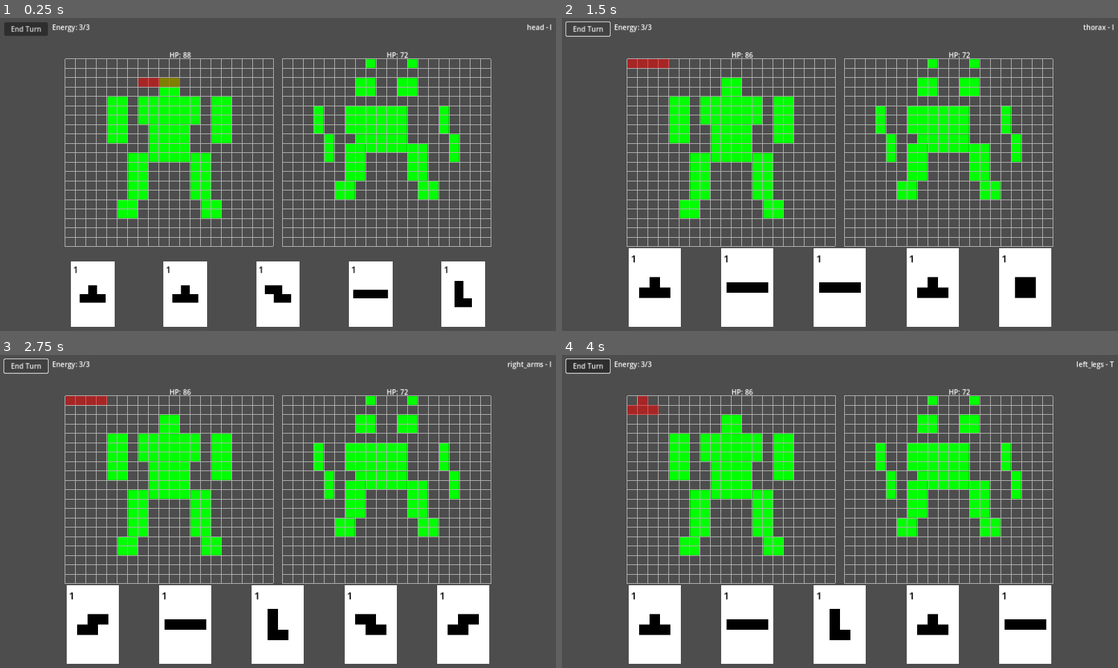
Above: before the commit, frames 1-4 (two rows, left to right).
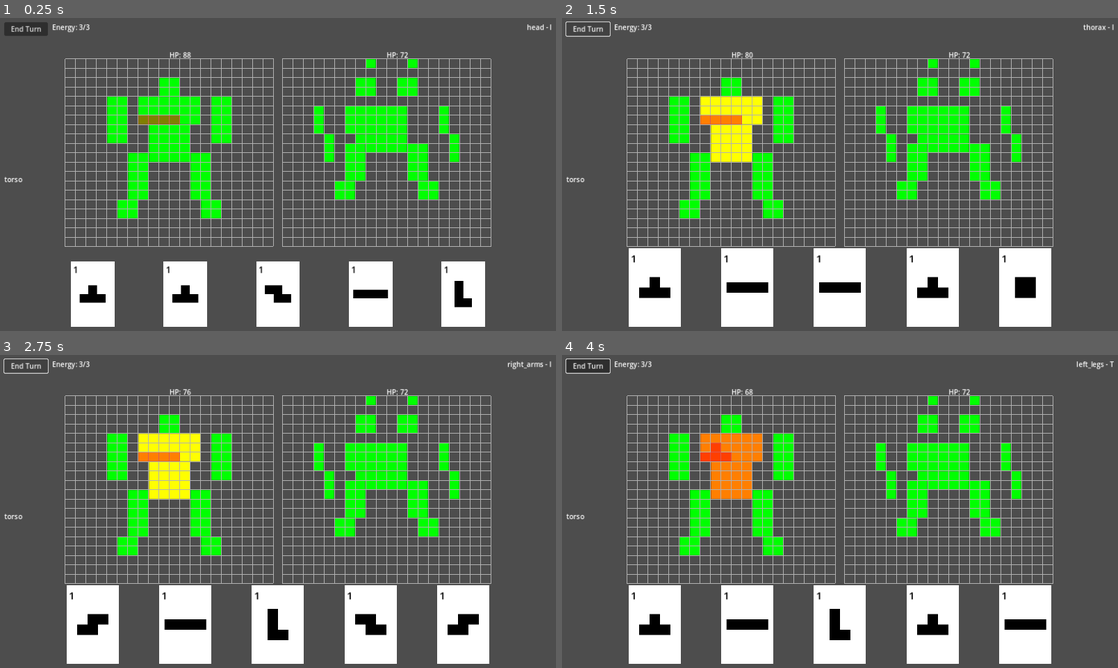
Above: after the commit, the same moments.

Repository: dBinet/SquirrelAttack
Game: Godot game, scene res://scenes/Main.tscn
Two runs of this game, one before a commit and one after it. Both use one fixed random seed, a clock stepped at 60 frames per second and the inputs below.
Inputs (mouse positions are in pixels of both pictures, inside the frame that each line leads up to):
- Up to frame 1 (0.25 s): no input
- Up to frame 2 (1.5 s): click "End Turn" at 0.5 s; click "End Turn" at 1.25 s
- Up to frame 3 (2.75 s): click "End Turn" at 2 s
- Up to frame 4 (4 s): tap Enter at 2.75 s; move the mouse to (962, 495) at 2.77 s; click (962, 495) at 2.92 s; tap Space at 3.5 s; drag from (728, 527) to (812, 574) at 3.52 s

The runs differ from the first frame. In frame 1, 0.5% of the frame differs, in the area x 0-33%, y 19-53%; in frame 2, 1.9%; in frame 3, 1.9%; in frame 4, 2.0%, in the area x 0-36%, y 10-53%.

Commit message:
Add mech target selection for enemy attacks

Diff:
--- a/scripts/Main.gd
+++ b/scripts/Main.gd
@@ -9,6 +9,7 @@
 var _enemy_health_label: Label
 var _hover_label: Label
 var _attack_label: Label
+var _target_label: Label
 const ENERGY_PER_TURN := 3
 var _energy_available: int = ENERGY_PER_TURN
 var _player_health: int = 0
@@ -80,6 +81,11 @@
     add_child(_attack_label)
     _update_attack_label_position()
 
+    _target_label = Label.new()
+    _target_label.custom_minimum_size = Vector2(150, 20)
+    add_child(_target_label)
+    _update_target_label_position()
+
     # Create sprite placeholders for the alien and mech behind the grids
     _alien_sprite = Sprite2D.new()
     _alien_sprite.texture = CHARACTER_DATA.get_texture(_current_alien_name)
@@ -116,6 +122,7 @@
         _update_card_positions()
         _position_grids()
         _update_attack_label_position()
+        _update_target_label_position()
 
     _update_hover_label()
 
@@ -145,6 +152,7 @@
     _update_health_label_positions()
     _update_creature_positions()
     _update_attack_label_position()
+    _update_target_label_position()
 
 func _update_scale() -> void:
     var viewport_size := _previous_viewport_size
@@ -156,6 +164,7 @@
     Card.update_scale(new_size)
     _update_character_scale()
     _update_attack_label_position()
+    _update_target_label_position()
 
 func on_card_dropped(card: Card) -> bool:
     if _energy_available < card.energy_cost:
@@ -194,6 +203,8 @@
         _grids[_mech_grid_idx].highlight_random_cells(HAZARDS_PER_ROUND)
         if _attack_label:
             _attack_label.text = ""
+        if _target_label:
+            _target_label.text = ""
         return
 
     var part := living[randi_range(0, living.size() - 1)]
@@ -202,6 +213,8 @@
         _grids[_mech_grid_idx].highlight_random_cells(HAZARDS_PER_ROUND)
         if _attack_label:
             _attack_label.text = part
+        if _target_label:
+            _target_label.text = ""
         return
     var shape_name := String(shapes[randi_range(0, shapes.size() - 1)])
     if _attack_label:
@@ -209,30 +222,55 @@
     var blocks: Array[Vector2] = ShapeData.get_blocks(shape_name)
     if blocks.is_empty():
         _grids[_mech_grid_idx].highlight_random_cells(HAZARDS_PER_ROUND)
+        if _target_label:
+            _target_label.text = ""
         return
     var bounds := _get_shape_bounds(blocks)
+
+    var mech_groups := CHARACTER_DATA.get_shape_groups(_current_mech_name)
+    var mech_living: Array[String] = []
+    for g in mech_groups.keys():
+        if CHARACTER_DATA.get_group_health(_current_mech_name, String(g)) > 0:
+            mech_living.append(String(g))
+    if mech_living.is_empty():
+        _grids[_mech_grid_idx].highlight_random_cells(HAZARDS_PER_ROUND)
+        if _target_label:
+            _target_label.text = ""
+        return
+
     var best_cells: Array[Vector2i] = []
     var best_score := -1
-    for x in range(Grid.COLS - int(bounds.size.x) + 1):
-        for y in range(Grid.ROWS - int(bounds.size.y) + 1):
-            var cells: Array[Vector2i] = []
-            for b in blocks:
-                var cx := int(b.x - int(bounds.position.x) + x)
-                var cy := int(b.y - int(bounds.position.y) + y)
-                cells.append(Vector2i(cx, cy))
-            var score := 0
-            for c in cells:
-                var center := _grids[_mech_grid_idx].to_global(Vector2((c.x + 0.5) * Grid.CELL_SIZE, (c.y + 0.5) * Grid.CELL_SIZE))
-                var gname := CHARACTER_DATA.group_at_point(_current_mech_name, _mech_sprite, center)
-                if gname == part and CHARACTER_DATA.get_group_health(_current_mech_name, gname) > 0:
-                    score += 1
-            if score > best_score:
-                best_score = score
-                best_cells = cells
+    var best_part := ""
+    for target in mech_living:
+        var local_best_cells: Array[Vector2i] = []
+        var local_best := -1
+        for x in range(Grid.COLS - int(bounds.size.x) + 1):
+            for y in range(Grid.ROWS - int(bounds.size.y) + 1):
+                var cells: Array[Vector2i] = []
+                for b in blocks:
+                    var cx := int(b.x - int(bounds.position.x) + x)
+                    var cy := int(b.y - int(bounds.position.y) + y)
+                    cells.append(Vector2i(cx, cy))
+                var score := 0
+                for c in cells:
+                    var center := _grids[_mech_grid_idx].to_global(Vector2((c.x + 0.5) * Grid.CELL_SIZE, (c.y + 0.5) * Grid.CELL_SIZE))
+                    var gname := CHARACTER_DATA.group_at_point(_current_mech_name, _mech_sprite, center)
+                    if gname == target and CHARACTER_DATA.get_group_health(_current_mech_name, gname) > 0:
+                        score += 1
+                if score > local_best:
+                    local_best = score
+                    local_best_cells = cells
+        if local_best > best_score:
+            best_score = local_best
+            best_cells = local_best_cells
+            best_part = target
+
     if best_cells.is_empty():
         _grids[_mech_grid_idx].highlight_random_cells(HAZARDS_PER_ROUND)
     else:
         _grids[_mech_grid_idx].highlight_attack(best_cells)
+    if _target_label:
+        _target_label.text = best_part
 
 func _apply_danger_damage() -> void:
     if _grids.size() < 2:
@@ -304,6 +342,12 @@
         return
     var viewport_size := _previous_viewport_size
     _attack_label.position = Vector2(viewport_size.x - 160, 10)
+
+func _update_target_label_position() -> void:
+    if _target_label == null:
+        return
+    var viewport_size := _previous_viewport_size
+    _target_label.position = Vector2(10, viewport_size.y / 2)
 
 func _apply_damage(grid_idx: int, card: Card) -> void:
     if grid_idx == _alien_grid_idx and _alien_sprite and _alien_sprite.texture:
Not shown, changed: README.md
